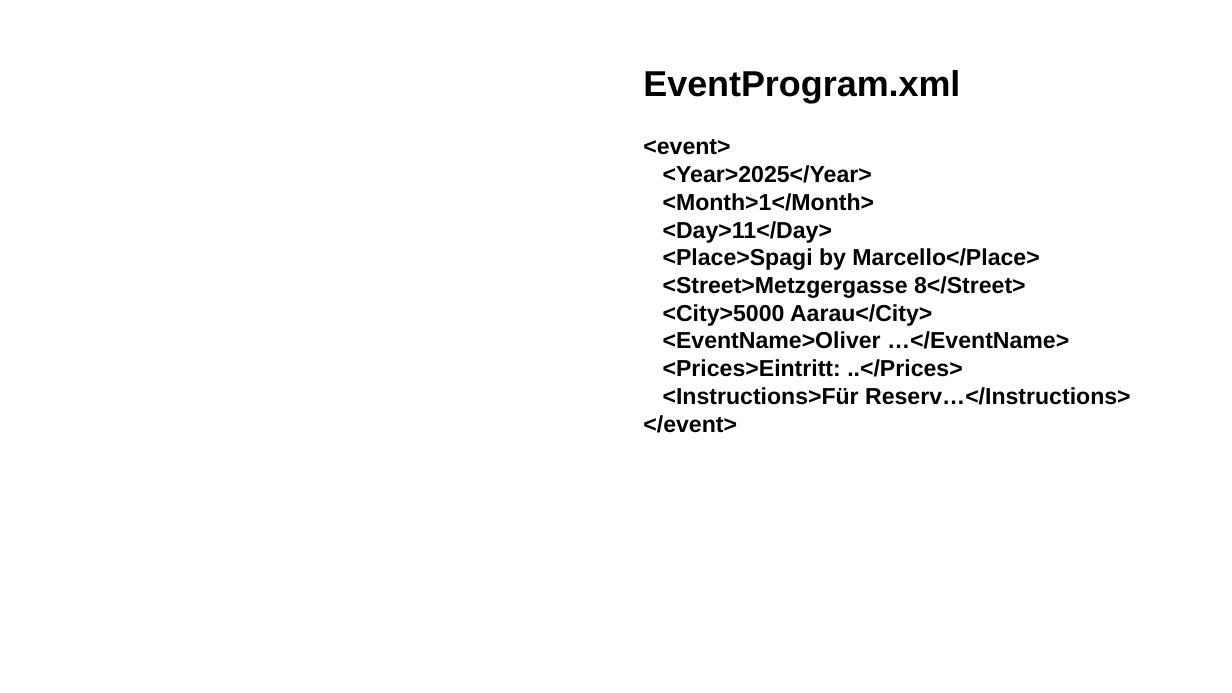
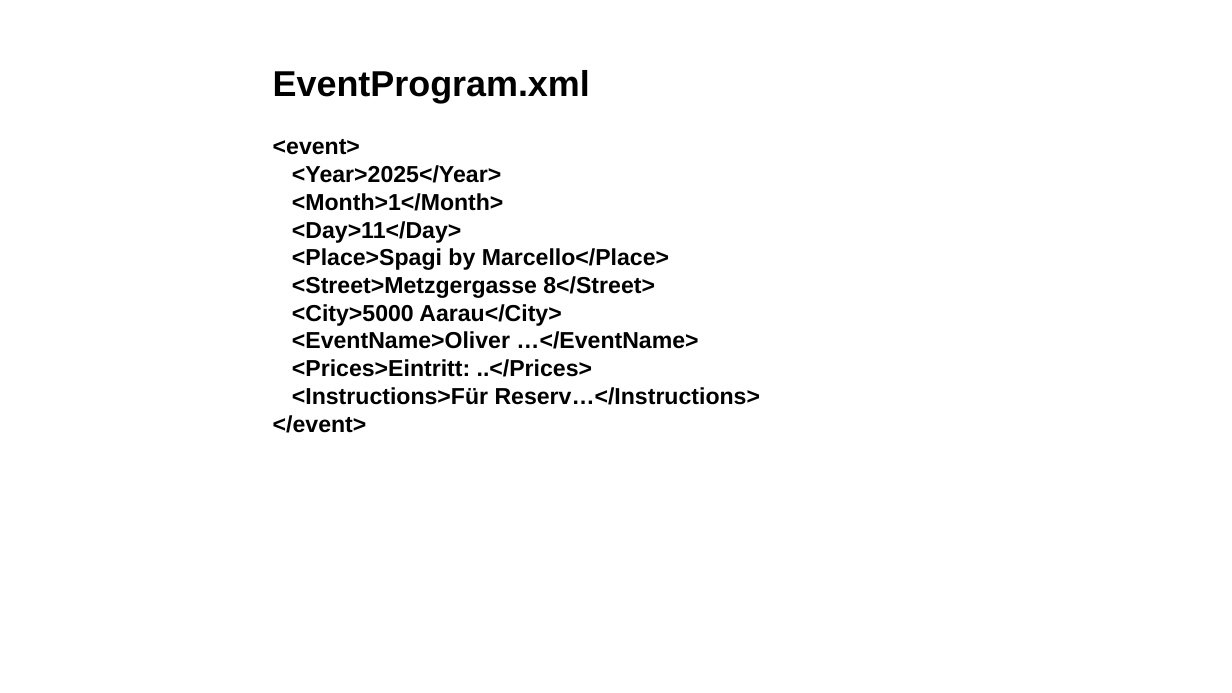
Before and after one commit to JazzLiveAarau/WwwReservationLayout, a slide deck: slide 3 of Description/ResrvationNewSeason.pptx. Drawn at 1232x693 pixels with LibreOffice and Linux fonts; fonts in the diff are those of the drawing. Boxes give left, top, right and bottom in pixels: in the first picture for what was removed or moved away, otherwise in the second. Text is boxed around its words. In the diff, an @@ line names an element or a change of style, - is before the commit and + after.

```diff
--- a/Description/ResrvationNewSeason.pptx
+++ b/Description/ResrvationNewSeason.pptx
@@ text "EventProgram.xml" moved from (x1=643, y1=70, x2=1131, y2=433) to (x1=273, y1=70, x2=761, y2=433) @@
```
Also in this commit, not shown: 1 slide added, 1 slide removed, 1 other file.
